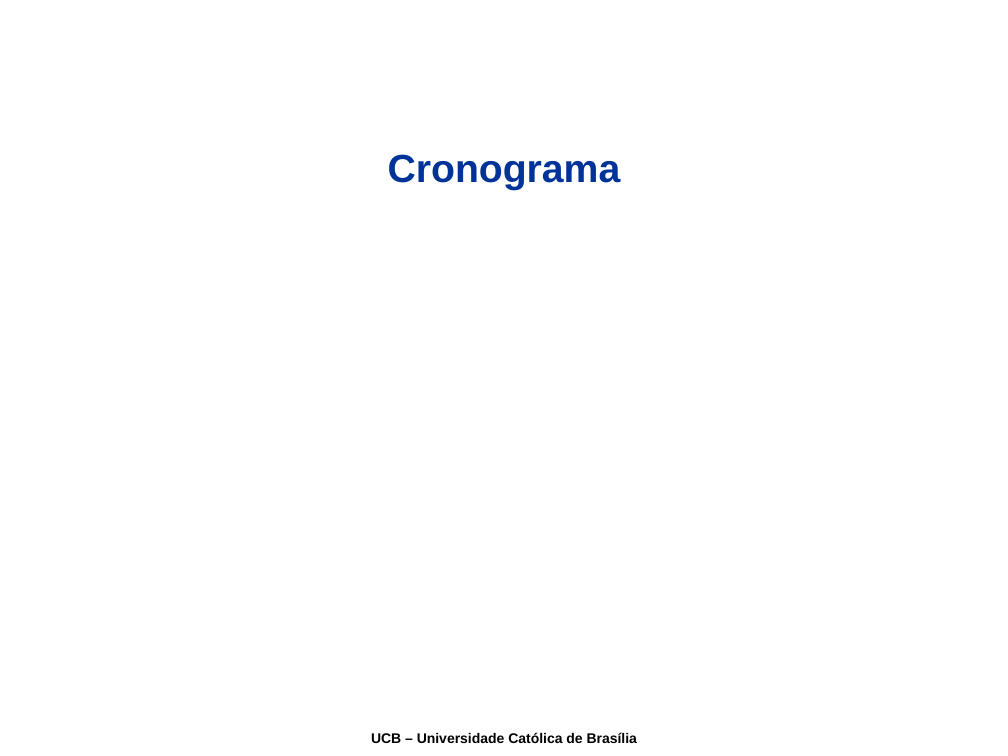
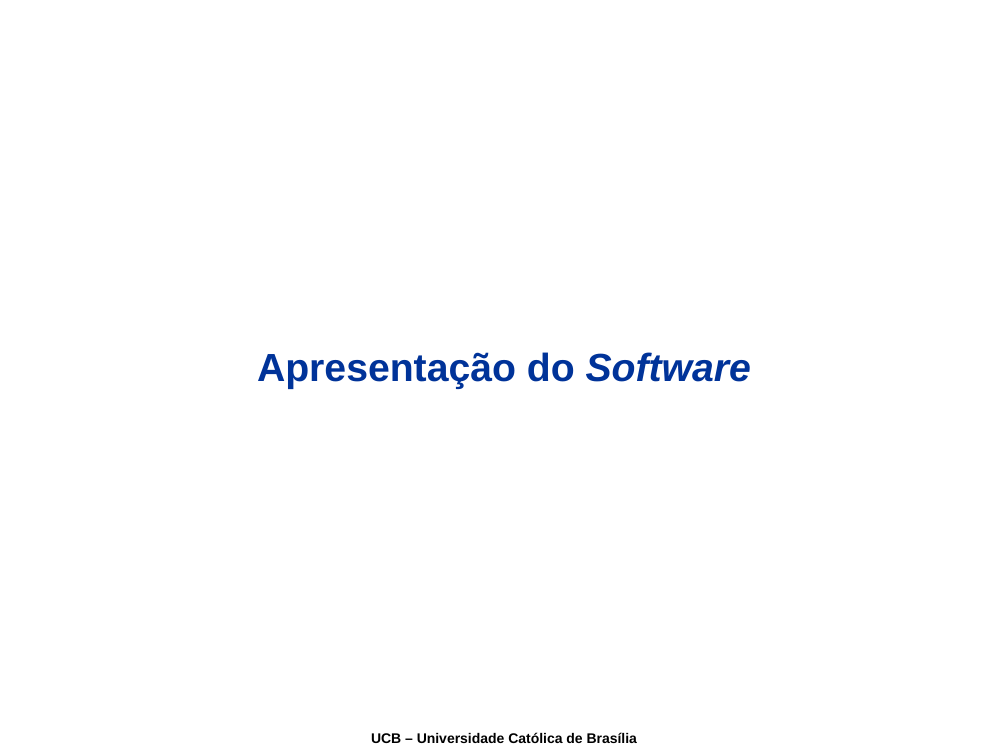
Before and after one commit to joaogabriel/webdatamodeling, a slide deck: slide 15 of docs/08-Apresentacao/Apresentação.ppt (slide 8 before the commit). Drawn at 1008x756 pixels with LibreOffice and Linux fonts; fonts in the diff are those of the drawing; background and template pictures are left out. Boxes give left, top, right and bottom in pixels: in the first picture for what was removed or moved away, otherwise in the second. Text is boxed around its words. In the diff, an @@ line names an element or a change of style, - is before the commit and + after.

```diff
--- a/docs/08-Apresentacao/Apresentação.ppt
+++ b/docs/08-Apresentacao/Apresentação.ppt
@@ text removed at (x1=388, y1=154, x2=621, y2=190) @@
-Cronograma
@@ text added at (x1=257, y1=352, x2=751, y2=389), 28 pt, text #003399, bold @@
+Apresentação do Software
```
Also in this commit, not shown: 6 other slides changed, 2 slides added.
